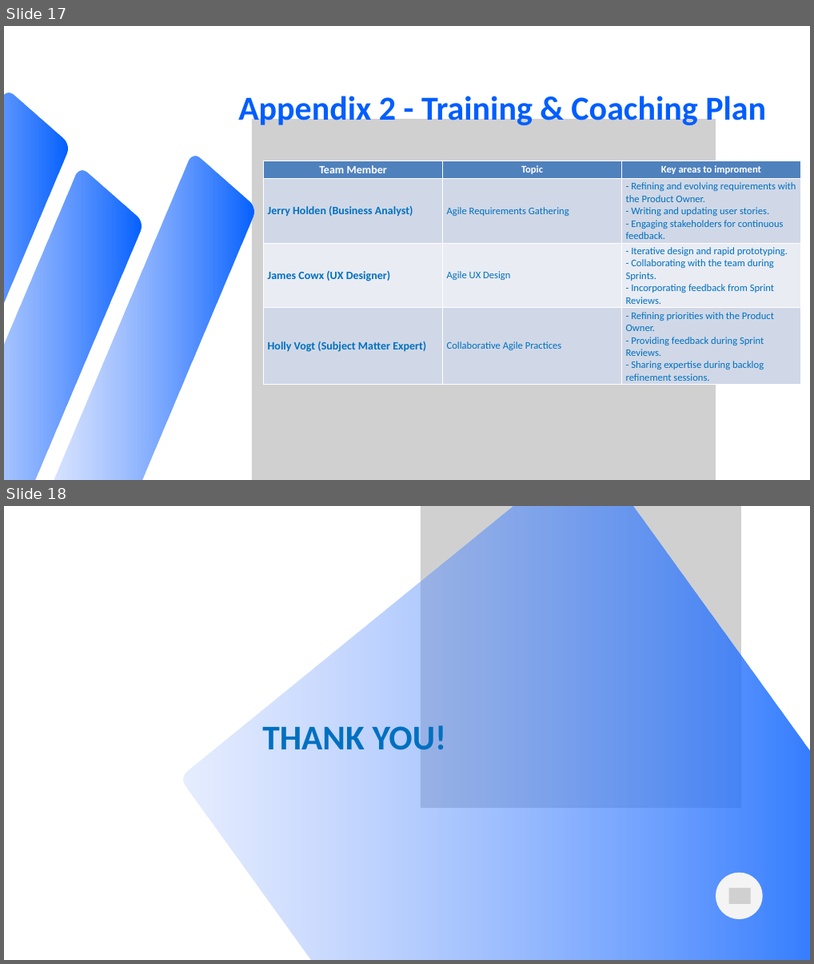
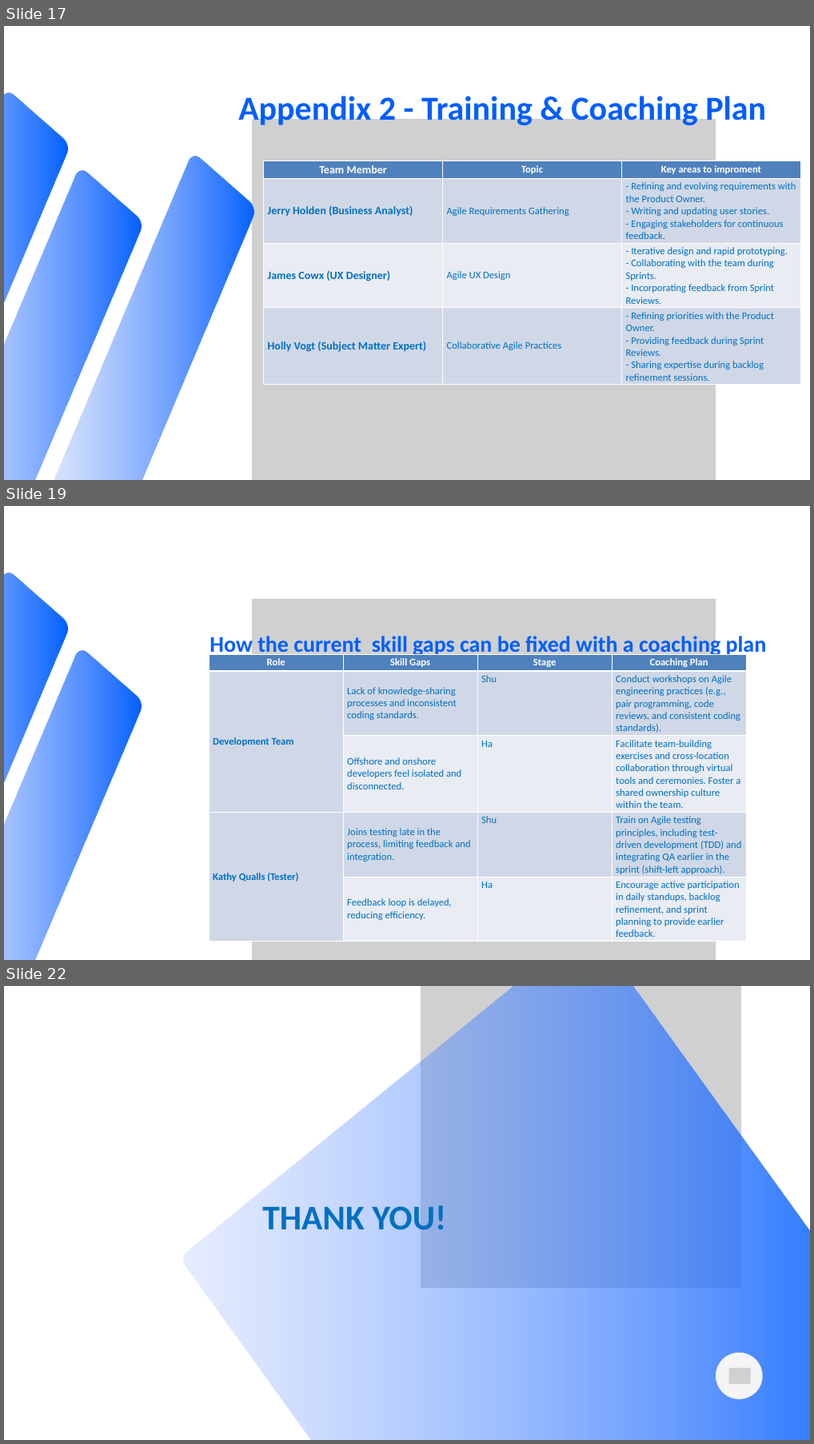
Before and after one commit to hailong17/Agile_Software_Development_UDACITY, a slide deck: Foundation/Submit/Onboarding the team.pptx. Shown one above the other, each under a label of ours: slides 17 and 18 before the commit, slides 17, 19 and 22 after it; the slides between them are not shown. The pictures are 814x964 and 814x1444 pixels, drawn with LibreOffice and Linux fonts; fonts in the diff are those of the drawing; grey boxes stand for pictures. Boxes give left, top, right and bottom in pixels: in the first picture for what was removed or moved away, otherwise in the second. Text is boxed around its words. In the diff, an @@ line names an element or a change of style, - is before the commit and + after.

```diff
--- a/Foundation/Submit/Onboarding the team.pptx
+++ b/Foundation/Submit/Onboarding the team.pptx
@@ slide 19 added at (4, 506, 810, 960), background #FFFFFF @@
@@ freeform shape added at (4, 571, 80, 960), fill gradient #82A5FF to #005EFF @@
@@ picture added at (252, 599, 716, 960) @@
@@ freeform shape added at (4, 648, 154, 960), fill gradient #82A5FF to #005EFF @@
@@ text added at (210, 633, 767, 657), 40 pt, text #005EFF, bold @@
+How the current skill gaps can be fixed with a coaching plan
@@ table added at (209, 654, 746, 953), 5 rows, 4 columns @@
+Role | Skill Gaps | Stage | Coaching Plan
+Development Team | Lack of knowledge-sharing processes and inconsistent coding standards. | Shu | Conduct workshops on Agile engineering practices (e.g., pair programming, code reviews, and consistent coding standards).
+ | Offshore and onshore developers feel isolated and disconnected. | Ha | Facilitate team-building exercises and cross-location collaboration through virtual tools and ceremonies. Foster a shared ownership culture within the team.
+Kathy Qualls (Tester) | Joins testing late in the process, limiting feedback and integration. | Shu | Train on Agile testing principles, including test-driven development (TDD) and integrating QA earlier in the sprint (shift-left approach).
+ | Feedback loop is delayed, reducing efficiency. | Ha | Encourage active participation in daily standups, backlog refinement, and sprint planning to provide earlier feedback.
@@ what was slide 18 is now slide 22 @@
```
Also in this commit, not shown: 1 slide changed, 3 other slides added, 2 other files.
